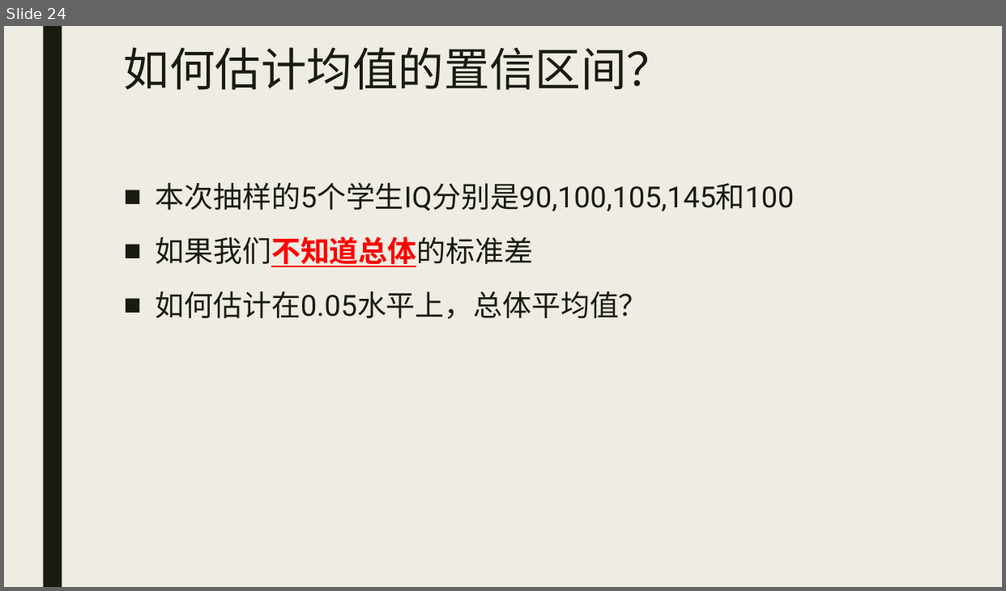
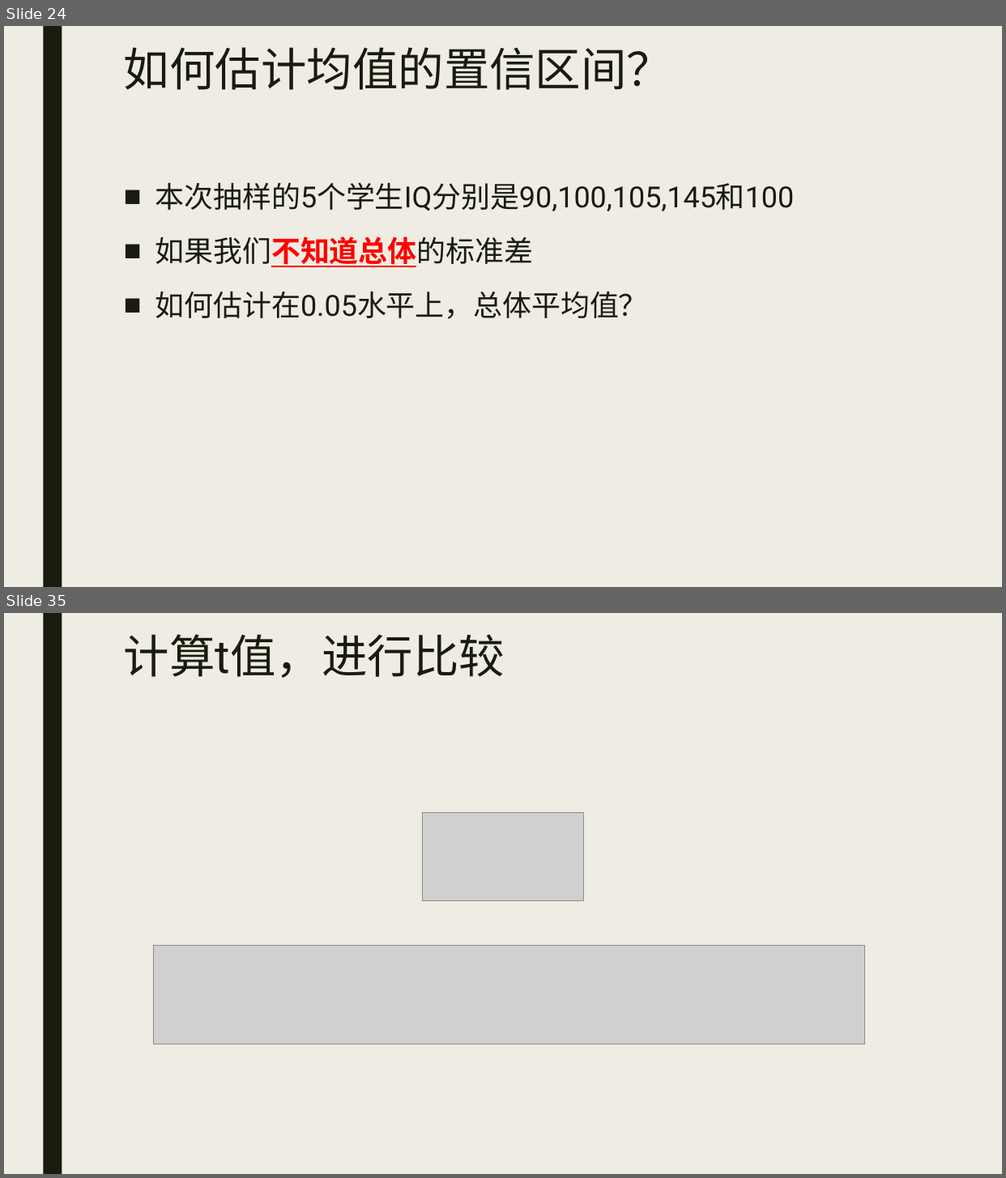
Before and after one commit to beneon/medstat, a slide deck: lect-2/lect-2.pptx. Shown one above the other, each under a label of ours: slide 24 before the commit, slides 24 and 35 after it; the slides between them are not shown. The pictures are 1006x591 and 1006x1178 pixels, drawn with LibreOffice and Linux fonts; fonts in the diff are those of the drawing; grey boxes stand for pictures. Boxes give left, top, right and bottom in pixels: in the first picture for what was removed or moved away, otherwise in the second. Text is boxed around its words. In the diff, an @@ line names an element or a change of style, - is before the commit and + after.

```diff
--- a/lect-2/lect-2.pptx
+++ b/lect-2/lect-2.pptx
@@ slide 35 added at [4, 613, 1002, 1174], background #EFEDE3; not listed: 1 template element that a slide beside it also shows @@
@@ title added at [124, 634, 505, 678], 44 pt, text #191B0E @@
+计算t值，进行比较
@@ picture added at [423, 812, 584, 901] @@
@@ picture added at [154, 946, 866, 1045] @@
```
Also in this commit, not shown: 12 other slides added, 3 other files.
